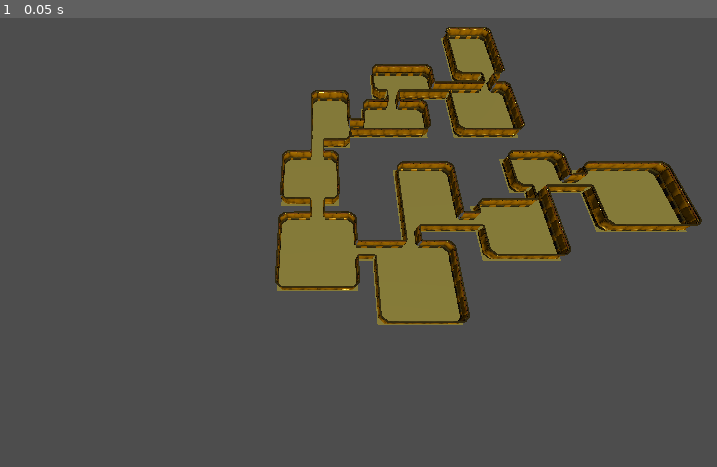
Above: before the commit, frame 1.
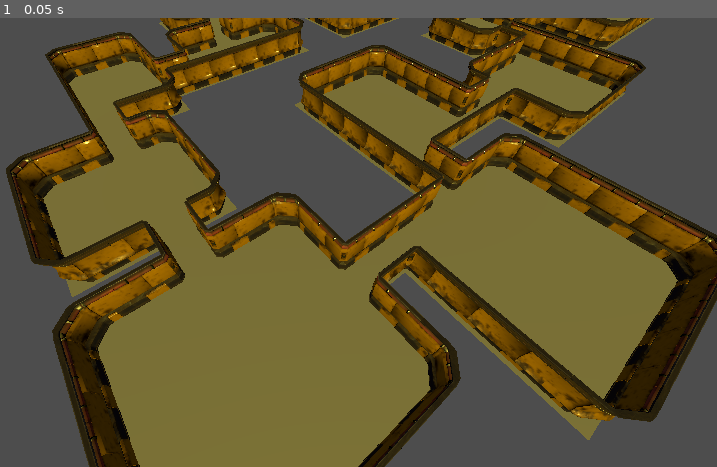
Above: after the commit, the same moment.

Repository: CalebJep/hackusu2023
Game: Godot game, scene res://testNode.tscn
Two runs of this game, one before a commit and one after it. Both use one fixed random seed, a clock stepped at 60 frames per second and the inputs below. This scene is started directly instead of the project's main scene.
Inputs:
- Up to frame 1 (0.05 s): no input

The runs differ from the first frame. In frame 1, 68% of the frame differs, in the area x 0-100%, y 0-100%.

Commit message:
added code to patch corner pieces in dungeon generator

Diff:
--- a/DungeonGenerator.gd
+++ b/DungeonGenerator.gd
@@ -62,9 +62,9 @@
 		var x_offset = directions[i * 2]
 		var y_offset = directions[i * 2 + 1]
 		if matrix['values'][y + y_offset - matrix['starty']][x + x_offset - matrix['startx']] == 0:
-			x_offset = directions[((i + 1) % 4) * 2]
-			y_offset = directions[((i + 1) % 4) * 2 + 1]
-			if matrix['values'][y + y_offset - matrix['starty']][x + x_offset - matrix['startx']] == 0:
+			var new_x_offset = directions[((i + 1) % 4) * 2]
+			var new_y_offset = directions[((i + 1) % 4) * 2 + 1]
+			if matrix['values'][y + new_y_offset - matrix['starty']][x + new_x_offset - matrix['startx']] == 0:
 				#instantiate a corner/inner wall and advance i
 				var i_wall_new = i_wall.instantiate() as Node3D
 				i_wall_new.position = Vector3(x * tileSize, 0, y * tileSize)
@@ -75,6 +75,11 @@
 					first_wall.queue_free()
 				continue
 			else:
+				if matrix['values'][y + y_offset + new_y_offset - matrix['starty']][x + x_offset + new_x_offset - matrix['startx']] != 0:
+					var wallpatch = o_wall.instantiate() as Node3D
+					wallpatch.position = Vector3((x + x_offset) * tileSize, 0, (y + y_offset) * tileSize)
+					wallpatch.rotate_y(PI * -i / 2 - PI / 2)
+					get_node("/root/Node3D").add_child(wallpatch)
 				#instantiate a wall
 				var walltile = s_wall.instantiate() as Node3D
 				walltile.position = Vector3(x * tileSize, 0, y * tileSize)
--- a/project.godot
+++ b/project.godot
@@ -18,6 +18,10 @@
 [dotnet]
 
 project/assembly_name="HackUSU2023"
+
+[filesystem]
+
+import/fbx/enabled=false
 
 [gui]
 
--- a/testNode.tscn
+++ b/testNode.tscn
@@ -18,7 +18,7 @@
 tileSize = 4
 
 [node name="Camera3D" type="Camera3D" parent="."]
-transform = Transform3D(1, 0, 0, 0, 0.394471, 0.918908, 0, -0.918908, 0.394471, 0, 70.2106, 27.1542)
+transform = Transform3D(0.782423, 0.514113, -0.351428, -7.45058e-09, 0.564319, 0.825557, 0.622747, -0.645935, 0.441536, 0, 23.2082, 6.97689)
 environment = SubResource("Environment_bo8qg")
 
 [node name="DirectionalLight3D" type="DirectionalLight3D" parent="Camera3D"]
Binary file added: Models/Animations/Strafe1.fbx
Binary file added: Models/Animations/Strafe3.fbx
Binary file added: Models/krisslaser.glb
Not shown, added: Models/krisslaser.glb.import
